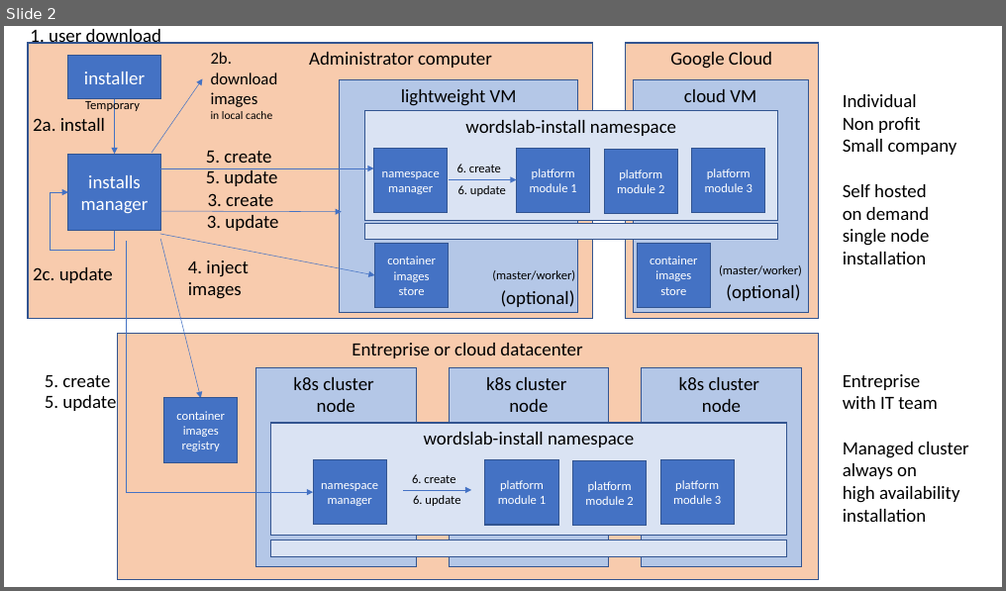
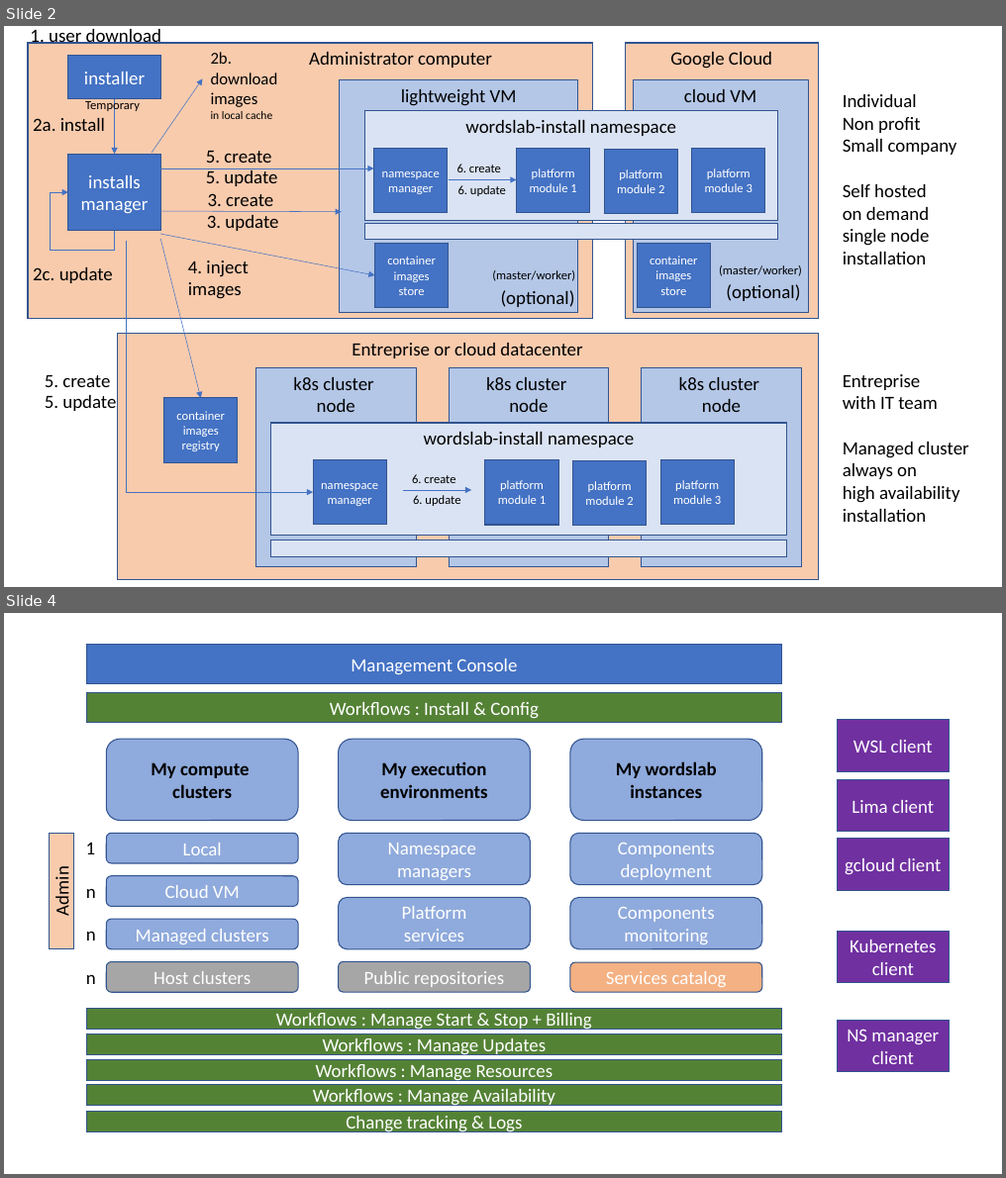
Before and after one commit to wordslab-org/wordslab, a slide deck: doc/design/infrastructure/architecture.pptx. Shown one above the other, each under a label of ours: slide 2 before the commit, slides 2 and 4 after it; the slides between them are not shown. The pictures are 1006x591 and 1006x1178 pixels, drawn with LibreOffice and Linux fonts; fonts in the diff are those of the drawing. Boxes give left, top, right and bottom in pixels: in the first picture for what was removed or moved away, otherwise in the second. Text is boxed around its words. In the diff, an @@ line names an element or a change of style, - is before the commit and + after.

```diff
--- a/doc/design/infrastructure/architecture.pptx
+++ b/doc/design/infrastructure/architecture.pptx
@@ slide 4 added at (4,613,1002,1174), background #FFFFFF @@
@@ rectangle added at (87,645,782,683), fill #4472C4, outline #325491 1 pt, 18 pt, text #FFFFFF @@
+Management Console
@@ rectangle added at (87,692,782,723), fill #548235, outline #325491 1 pt, 18 pt, text #FFFFFF @@
+Workflows : Install & Config
@@ rectangle added at (838,720,949,771), fill #7030A0, outline #325491 1 pt, 18 pt, text #FFFFFF @@
+WSL client
@@ rounded rectangle added at (107,739,298,820), fill #8FAADC, outline #325491 1 pt, 18 pt, text #000000, bold @@
+My compute
+clusters
@@ rounded rectangle added at (339,739,531,820), fill #8FAADC, outline #325491 1 pt, 18 pt, text #000000, bold @@
+My execution
+environments
@@ rounded rectangle added at (570,739,762,820), fill #8FAADC, outline #325491 1 pt, 18 pt, text #000000, bold @@
+My wordslab
+instances
@@ rectangle added at (838,780,949,832), fill #7030A0, outline #325491 1 pt, 18 pt, text #FFFFFF @@
+Lima client
@@ rectangle added at (49,834,74,950), fill #F8CBAD, outline #325491 1 pt, 18 pt, text #000000 @@
+Admin
@@ text added at (86,843,96,855), 18 pt, text #000000 @@
+1
@@ rounded rectangle added at (107,833,298,863), fill #8FAADC, outline #325491 1 pt, 18 pt, text #FFFFFF @@
+Local
@@ rounded rectangle added at (339,833,531,884), fill #8FAADC, outline #325491 1 pt, 18 pt, text #FFFFFF @@
+Namespace
+managers
@@ rounded rectangle added at (570,833,762,884), fill #8FAADC, outline #325491 1 pt, 18 pt, text #FFFFFF @@
+Components deployment
@@ rectangle added at (838,839,949,891), fill #7030A0, outline #325491 1 pt, 18 pt, text #FFFFFF @@
+gcloud client
@@ rounded rectangle added at (107,875,298,906), fill #8FAADC, outline #325491 1 pt, 18 pt, text #FFFFFF @@
+Cloud VM
@@ text added at (86,889,96,898), 18 pt, text #000000 @@
+n
@@ rounded rectangle added at (339,897,531,950), fill #8FAADC, outline #325491 1 pt, 18 pt, text #FFFFFF @@
+Platform
+services
@@ rounded rectangle added at (570,897,762,950), fill #8FAADC, outline #325491 1 pt, 18 pt, text #FFFFFF @@
+Components monitoring
@@ text added at (86,932,96,941), 18 pt, text #000000 @@
+n
@@ rounded rectangle added at (107,919,298,950), fill #8FAADC, outline #325491 1 pt, 18 pt, text #FFFFFF @@
+Managed clusters
@@ rectangle added at (838,931,949,983), fill #7030A0, outline #325491 1 pt, 18 pt, text #FFFFFF @@
+Kubernetes client
@@ rounded rectangle added at (107,961,298,992), fill #A6A6A6, outline #325491 1 pt, 18 pt, text #FFFFFF @@
+Host clusters
@@ rounded rectangle added at (339,961,531,992), fill #A6A6A6, outline #325491 1 pt, 18 pt, text #FFFFFF @@
+Public repositories
@@ rounded rectangle added at (570,962,762,992), fill #F4B183, outline #325491 1 pt, 18 pt, text #FFFFFF @@
+Services catalog
@@ text added at (86,975,96,984), 18 pt, text #000000 @@
+n
@@ rectangle added at (87,1008,782,1029), fill #548235, outline #325491 1 pt, 18 pt, text #FFFFFF @@
+Workflows : Manage Start & Stop + Billing
@@ rectangle added at (838,1020,949,1072), fill #7030A0, outline #325491 1 pt, 18 pt, text #FFFFFF @@
+NS manager client
@@ rectangle added at (87,1035,782,1056), fill #548235, outline #325491 1 pt, 18 pt, text #FFFFFF @@
+Workflows : Manage Updates
@@ rectangle added at (87,1059,782,1081), fill #548235, outline #325491 1 pt, 18 pt, text #FFFFFF @@
+Workflows : Manage Resources
@@ rectangle added at (87,1084,782,1106), fill #548235, outline #325491 1 pt, 18 pt, text #FFFFFF @@
+Workflows : Manage Availability
@@ rectangle added at (87,1112,782,1133), fill #548235, outline #325491 1 pt, 18 pt, text #FFFFFF @@
+Change tracking & Logs
```
Also in this commit, not shown: 2 other slides added, 3 other files.
